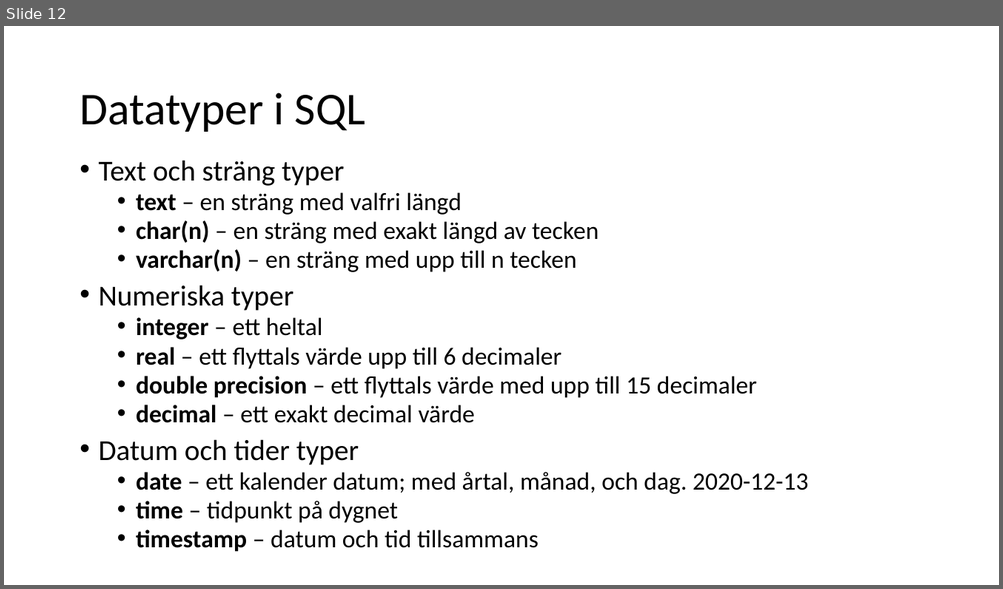
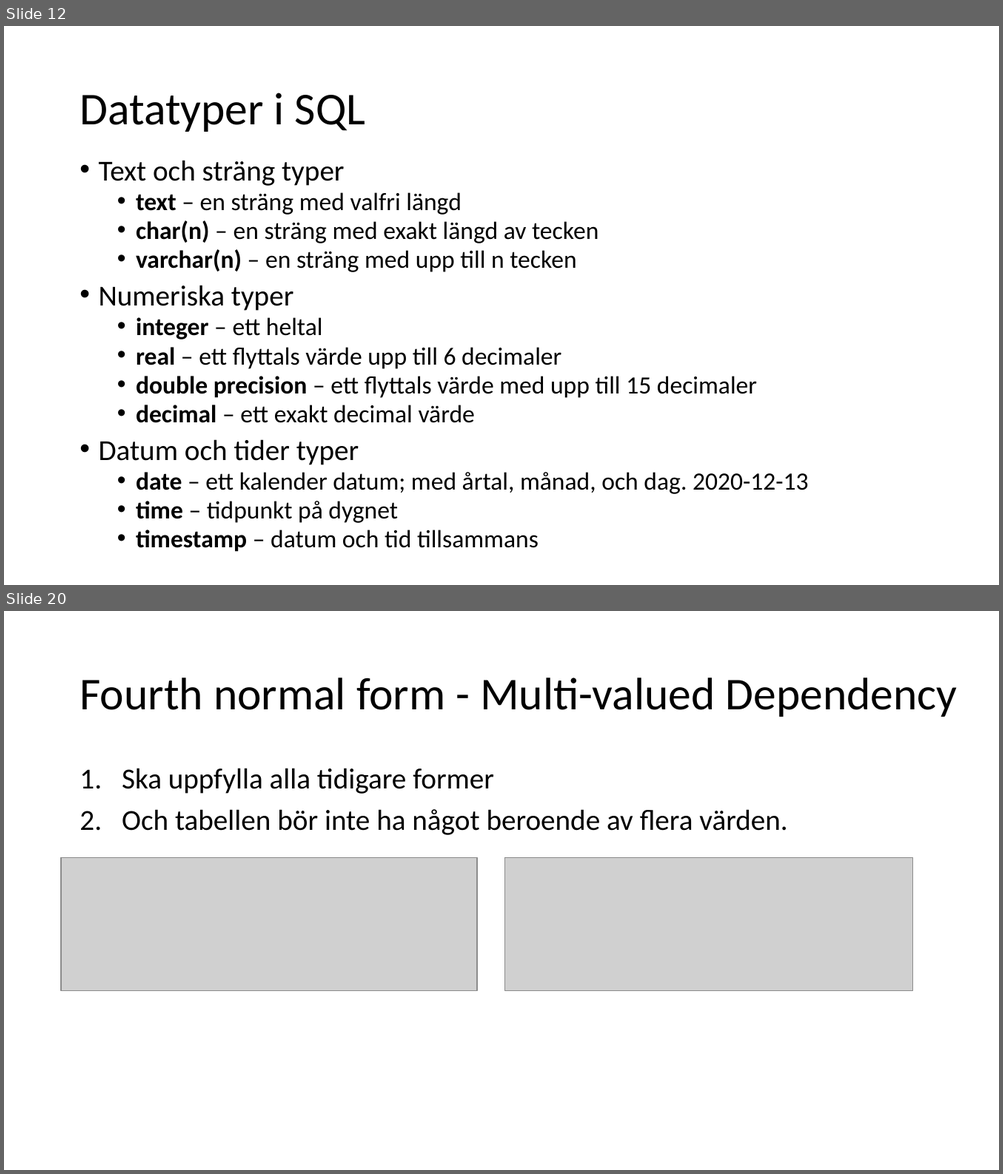
Before and after one commit to abbjetmus/FN-projekt, a slide deck: Relationsdatabaser.pptx. Shown one above the other, each under a label of ours: slide 12 before the commit, slides 12 and 20 after it; the slides between them are not shown. The pictures are 1003x589 and 1003x1174 pixels, drawn with LibreOffice and Linux fonts; fonts in the diff are those of the drawing; grey boxes stand for pictures. Boxes give left, top, right and bottom in pixels: in the first picture for what was removed or moved away, otherwise in the second. Text is boxed around its words. In the diff, an @@ line names an element or a change of style, - is before the commit and + after.

```diff
--- a/Relationsdatabaser.pptx
+++ b/Relationsdatabaser.pptx
@@ slide 20 added at (x1=4, y1=611, x2=999, y2=1170), background #FFFFFF @@
@@ title added at (x1=79, y1=678, x2=957, y2=717), 44 pt, text #000000 @@
+Fourth normal form - Multi-valued Dependency
@@ text added at (x1=122, y1=768, x2=787, y2=835), 28 pt, text #000000 @@
+1. Ska uppfylla alla tidigare former
+2. Och tabellen bör inte ha något beroende av flera värden.
@@ picture added at (x1=61, y1=858, x2=477, y2=991) @@
@@ picture added at (x1=505, y1=858, x2=913, y2=991) @@
```
Also in this commit, not shown: 4 slides changed, 3 other slides added.
